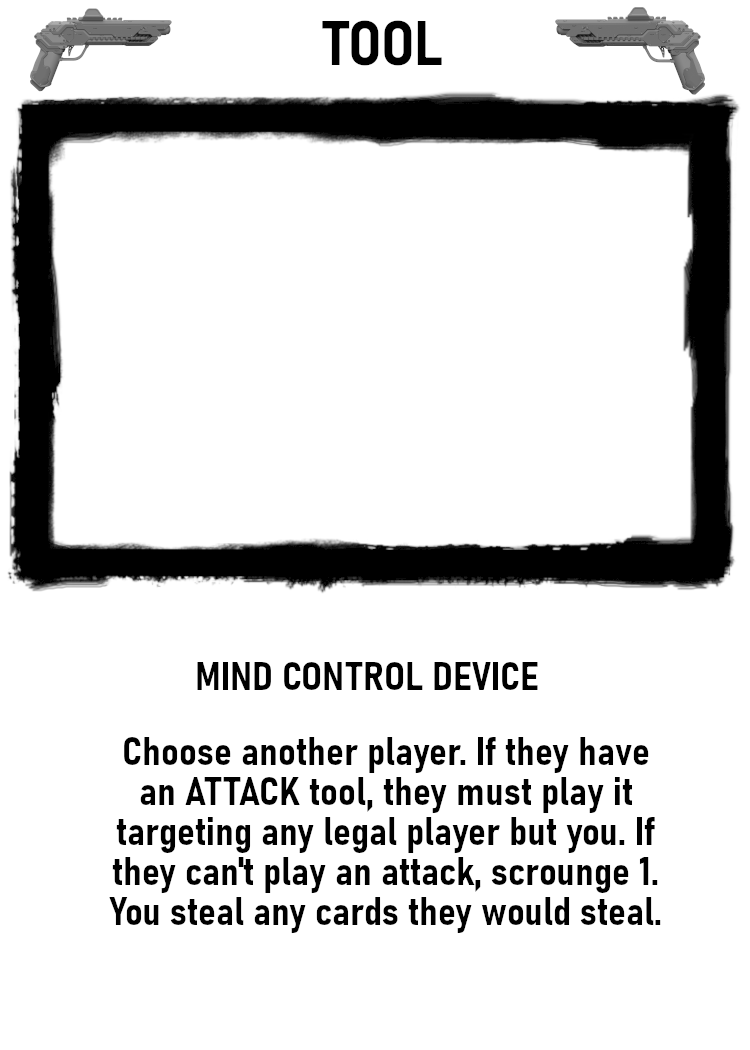
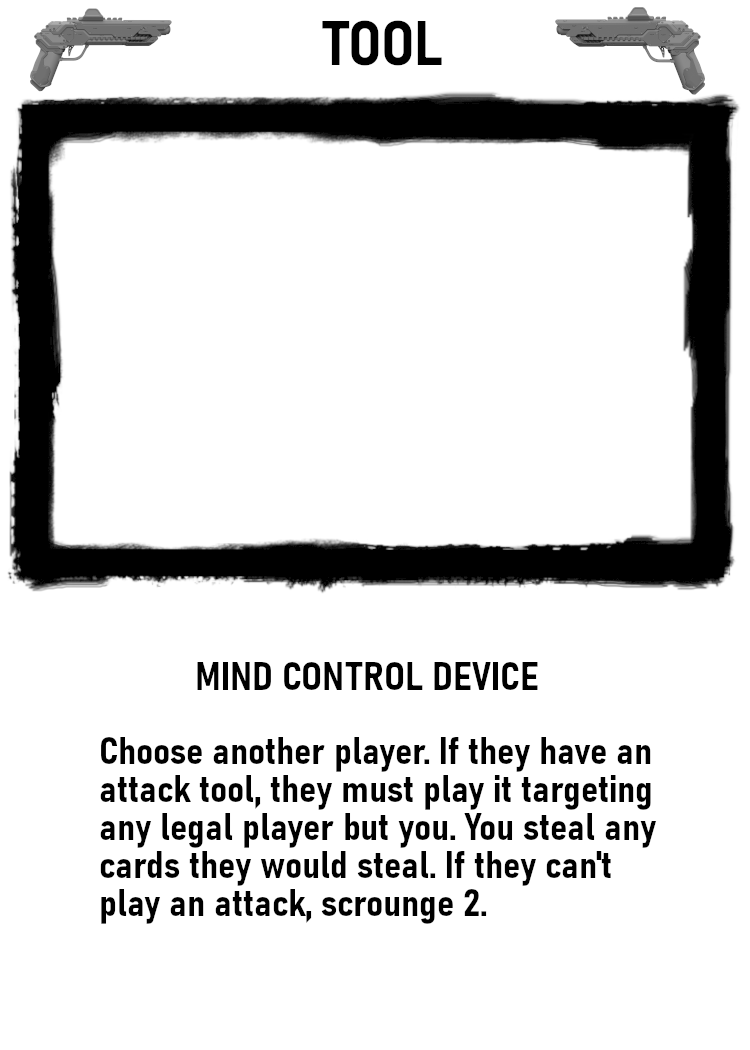
Layers edited between the first and the second 750×1050 image:
painted on "Background" over [left=100, top=737, right=661, bottom=934]
